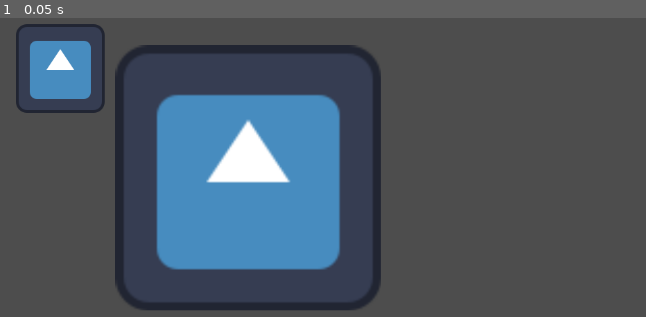
Above: before the commit, frame 1.
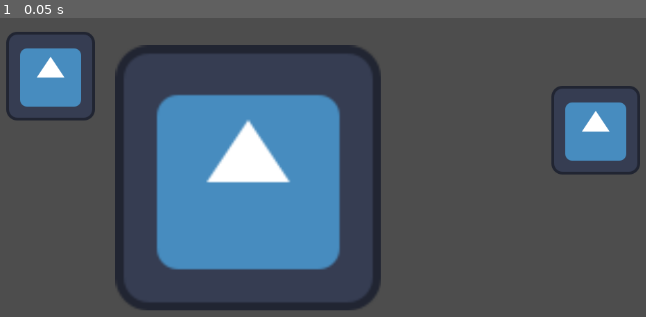
Above: after the commit, the same moment.

Repository: Toxagen/GithubTest2
Game: Godot game, scene res://Test.tscn
Two runs of this game, one before a commit and one after it. Both use one fixed random seed, a clock stepped at 60 frames per second and the inputs below. The project has no main scene, so this scene is started directly. The engine's default icon, where the game draws it, is replaced by a stand-in: a white triangle on a blue panel in a dark square.
Inputs:
- Up to frame 1 (0.05 s): no input

The runs differ from the first frame. In frame 1, 4.6% of the frame differs, in the area x 0-100%, y 2-53%.

Commit message:
im really fucking trying

Diff:
--- a/Test.tscn
+++ b/Test.tscn
@@ -10,5 +10,9 @@
 texture = ExtResource("1_myinc")
 
 [node name="Sprite2D2" type="Sprite2D" parent="."]
-position = Vector2(123, 109)
+position = Vector2(109, 120)
 texture = ExtResource("1_myinc")
+
+[node name="Sprite2D2" type="Sprite2D" parent="Sprite2D2"]
+position = Vector2(786, 78)
+texture = ExtResource("1_myinc")
